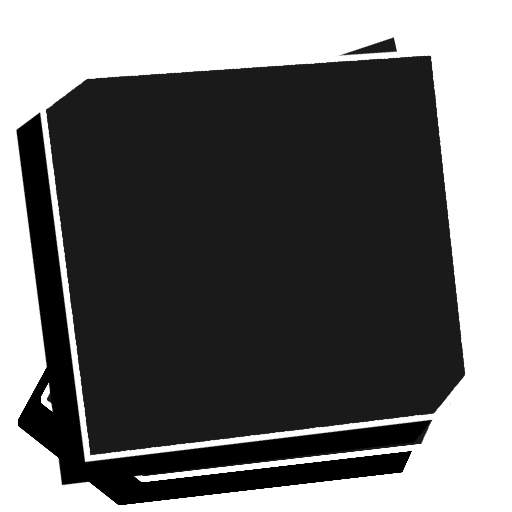
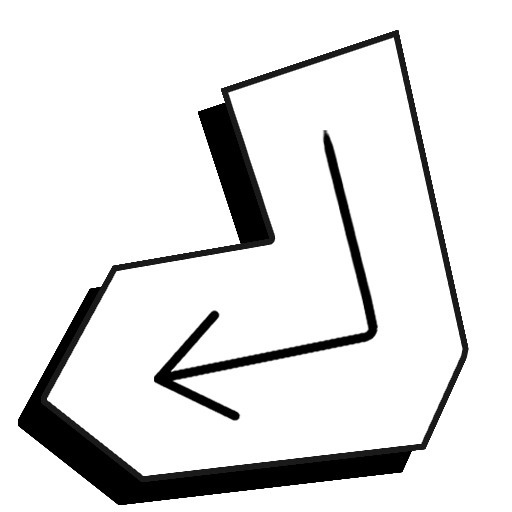
Layers edited between the first and the second w=512, h=512 image:
hid group "Normal Key" (1 layers) over [39,49,469,464]
painted on "Layer 2" over [436,374,465,420]
painted on "Layer 1" over [466,347,469,359]
